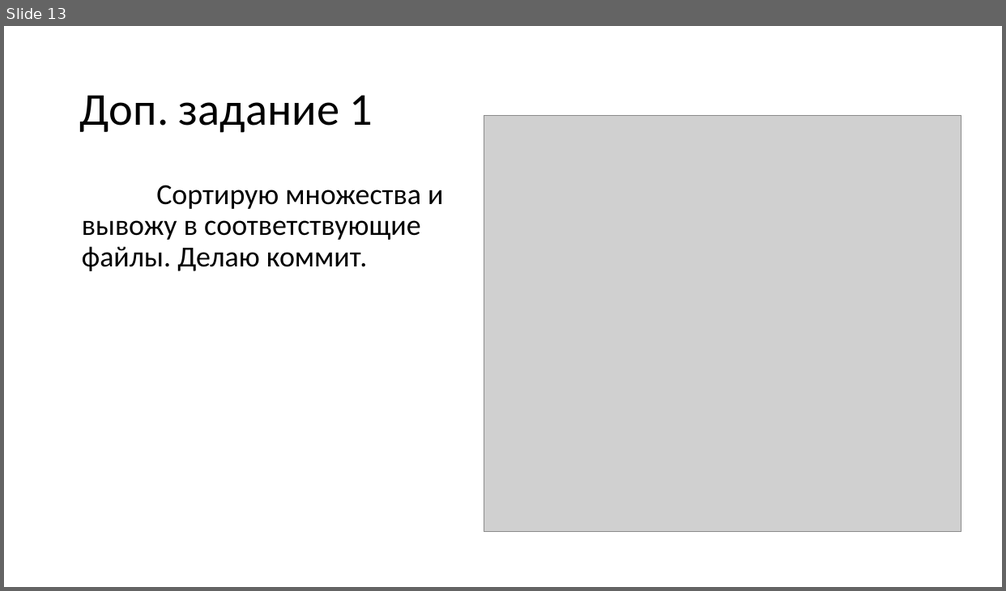
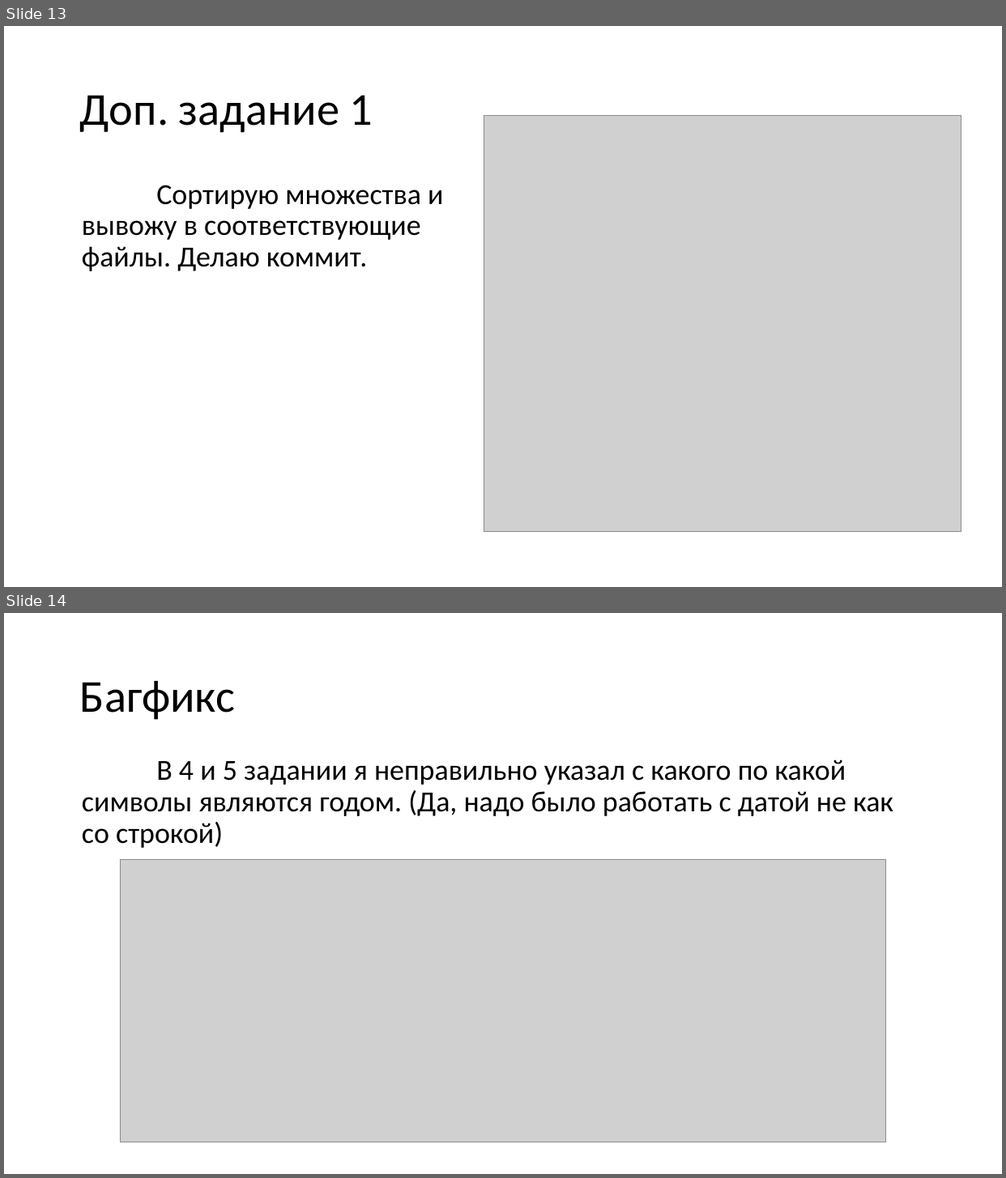
Before and after one commit to Stangenzirkel4/Lab-1, a slide deck: Отчет по лабораторной работе №1.pptx. Shown one above the other, each under a label of ours: slide 13 before the commit, slides 13 and 14 after it. The pictures are 1006x591 and 1006x1178 pixels, drawn with LibreOffice and Linux fonts; fonts in the diff are those of the drawing; grey boxes stand for pictures. Boxes give left, top, right and bottom in pixels: in the first picture for what was removed or moved away, otherwise in the second. Text is boxed around its words. In the diff, an @@ line names an element or a change of style, - is before the commit and + after.

```diff
--- a/Отчет по лабораторной работе №1.pptx
+++ b/Отчет по лабораторной работе №1.pptx
@@ slide 14 added at <box>4,613,1002,1174</box>, background #FFFFFF @@
@@ title added at <box>80,681,235,720</box>, 44 pt, text #000000 @@
+Багфикс
@@ text added at <box>82,760,893,848</box>, 28 pt, text #000000 @@
+  В 4 и 5 задании я неправильно указал с какого по какой символы являются годом. (Да, надо было работать с датой не как со строкой)
@@ picture added at <box>121,860,886,1143</box> @@
```
Also in this commit, not shown: 1 slide changed, 3 other slides added, 1 slide removed.
